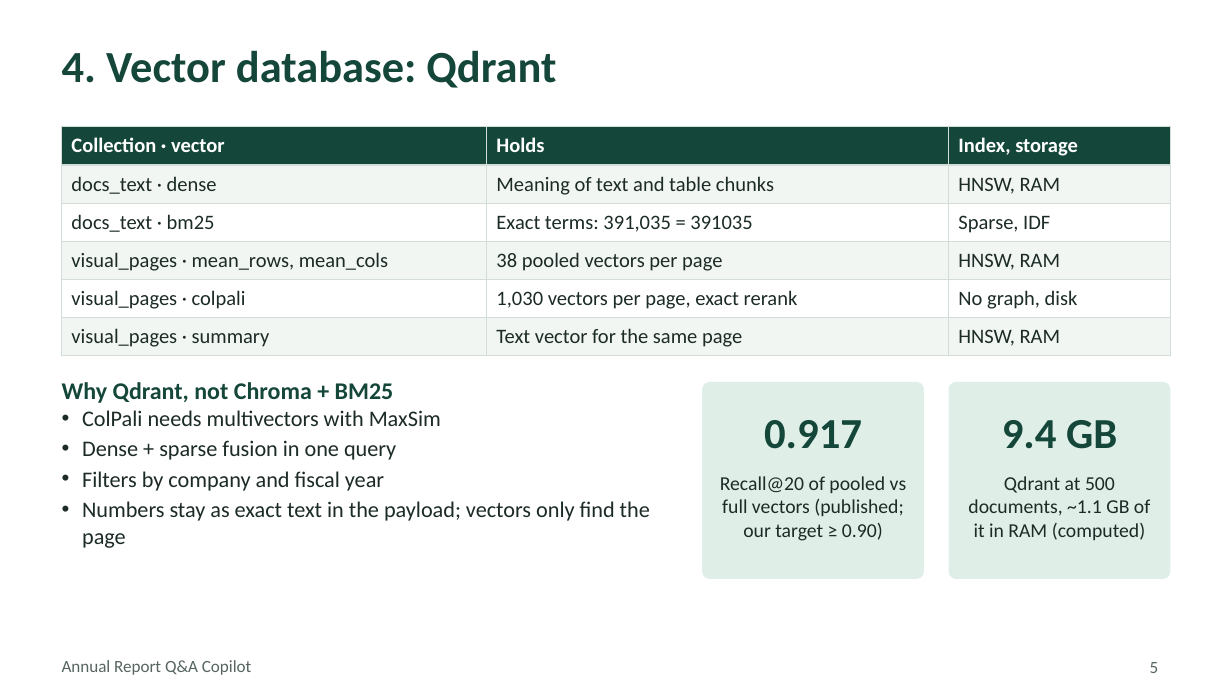
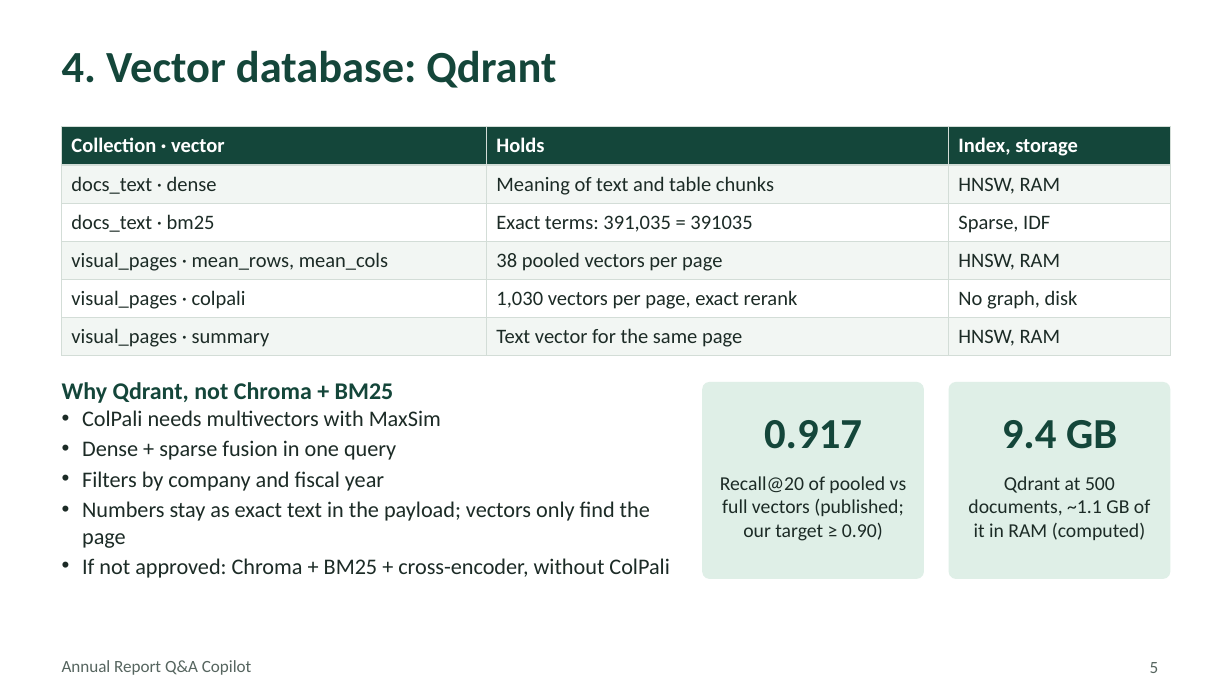
Before and after one commit to rama159065/Capstone, a slide deck: slide 5 of Annual_Report_Copilot_TrackB_Mentor_Deck.pptx. Drawn at 1232x693 pixels with LibreOffice and Linux fonts; fonts in the diff are those of the drawing. Boxes give left, top, right and bottom in pixels: in the first picture for what was removed or moved away, otherwise in the second. Text is boxed around its words. In the diff, an @@ line names an element or a change of style, - is before the commit and + after.

```diff
--- a/Annual_Report_Copilot_TrackB_Mentor_Deck.pptx
+++ b/Annual_Report_Copilot_TrackB_Mentor_Deck.pptx
@@ text at (x1=82, y1=558, x2=669, y2=578): paragraph added @@
+• If not approved: Chroma + BM25 + cross-encoder, without ColPali
```
Also in this commit, not shown: 7 other slides changed, 1 slide added, 11 other files.
